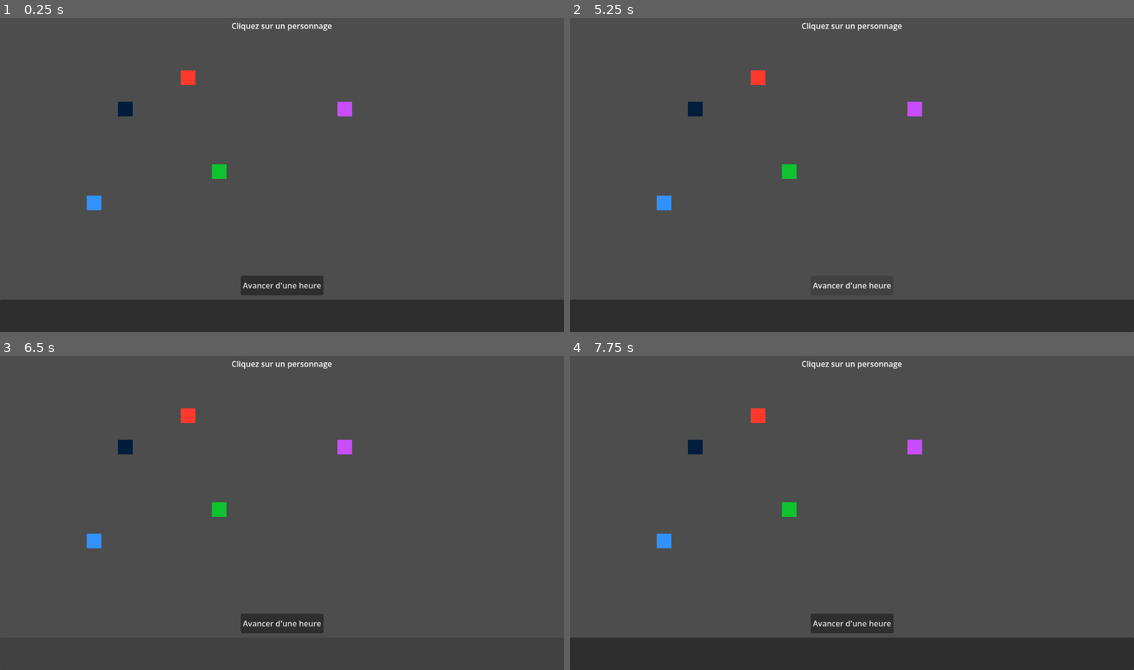
Above: before the commit, frames 1-4 (two rows, left to right).
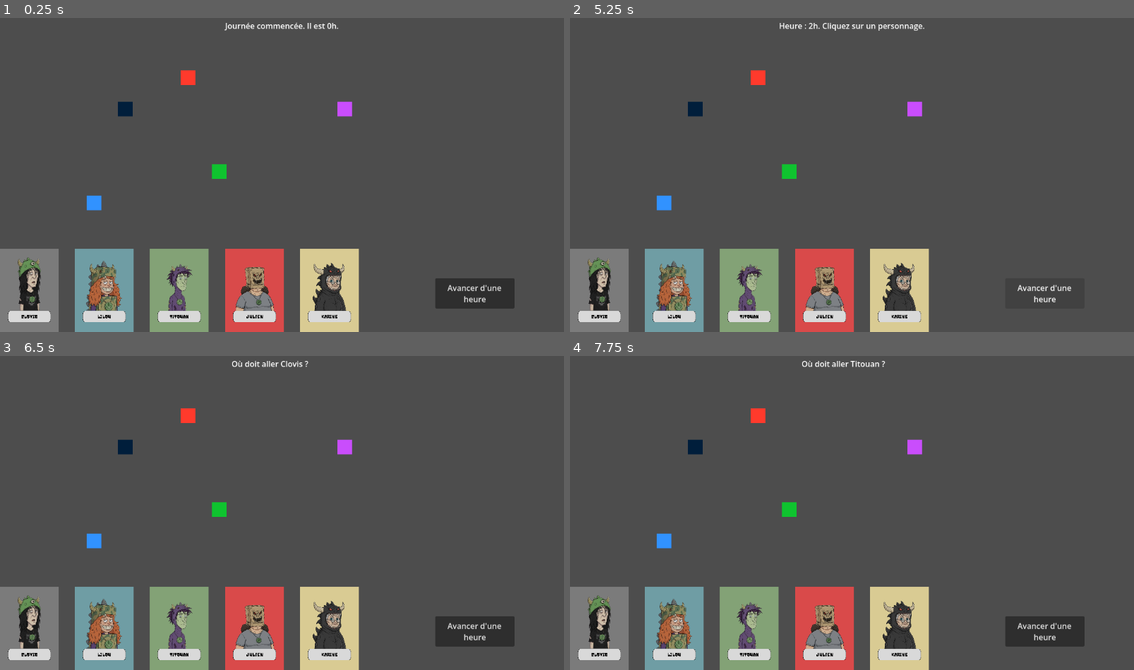
Above: after the commit, the same moments.

Repository: leongarci/SectusKaijus
Game: Godot game, scene res://scenes/test/scene_test.tscn
The game is run twice, just before and just after one commit, with the same random seed, the same clock (stepped at 60 frames per second) and the same inputs. This scene is started directly instead of the project's main scene.
Inputs (mouse positions are in pixels of both pictures, inside the frame that each line leads up to; where the layout moved, square brackets give the same spot in the first picture):
- Up to frame 1 (0.25 s): no input
- Up to frame 2 (5.25 s): click "Avancer d'une heure" at 0.5 s; click (603, 291) [852, 316] at 1.25 s; click (682, 291) at 2.02 s; click (756, 291) at 2.77 s; click (829, 291) at 3.52 s; click (908, 291) at 4.27 s; click "Avancer d'une heure" at 5 s
- Up to frame 3 (6.5 s): click (33, 629) [282, 654] at 5.75 s
- Up to frame 4 (7.75 s): click (682, 629) at 6.52 s; click (756, 629) at 7.27 s

The runs differ from the first frame. In frame 1, 19% of the frame differs, in the area x 0-100%, y 1-100%; in frame 2, 18%; in frame 3, 14%; in frame 4, 19%.
Error before the commit: Parse Error: Identifier "ignore_texture_size" not declared in the current scope. (res://scripts/characters/CartePerso.gd:19)

Commit message:
Affichage cartes personnages

Diff:
--- a/project.godot
+++ b/project.godot
@@ -11,7 +11,7 @@
 [application]
 
 config/name="SectusKaijus"
-run/main_scene="uid://bfah2f8lx467a"
+run/main_scene="uid://c4ruw5jpewww3"
 config/features=PackedStringArray("4.6", "Forward Plus")
 config/icon="res://icon.svg"
 
--- a/scenes/test/scene_test.tscn
+++ b/scenes/test/scene_test.tscn
@@ -11,7 +11,7 @@
 [node name="Scene" type="Node2D" unique_id=53717244]
 script = ExtResource("1_oqoec")
 
-[node name="Character" parent="." unique_id=1939404819 instance=ExtResource("1_dplmw")]
+[node name="Lilou" parent="." unique_id=1939404819 instance=ExtResource("1_dplmw")]
 position = Vector2(185, 390)
 nom_personnage = "Lilou"
 couleur_point = Color(0.19215687, 0.57254905, 1, 1)
@@ -24,7 +24,7 @@
 "saule": 0.0
 }
 
-[node name="Character2" parent="." unique_id=486234259 instance=ExtResource("1_dplmw")]
+[node name="Titouan" parent="." unique_id=486234259 instance=ExtResource("1_dplmw")]
 position = Vector2(394, 127)
 nom_personnage = "Titouan"
 couleur_point = Color(1, 0.22626406, 0.1713596, 1)
@@ -37,7 +37,7 @@
 "saule": 0.0
 }
 
-[node name="Character3" parent="." unique_id=729635431 instance=ExtResource("1_dplmw")]
+[node name="Julien" parent="." unique_id=729635431 instance=ExtResource("1_dplmw")]
 position = Vector2(469, 341)
 nom_personnage = "Julien"
 couleur_point = Color(0.05882353, 0.7647059, 0.18431373, 1)
@@ -50,7 +50,7 @@
 "saule": 0.0
 }
 
-[node name="Character4" parent="." unique_id=1263511504 instance=ExtResource("1_dplmw")]
+[node name="Clovis" parent="." unique_id=1263511504 instance=ExtResource("1_dplmw")]
 position = Vector2(266, 216)
 nom_personnage = "Clovis"
 couleur_point = Color(0, 0.11764706, 0.23137255, 1)
@@ -63,7 +63,7 @@
 "saule": 0.0
 }
 
-[node name="Character5" parent="." unique_id=869408777 instance=ExtResource("1_dplmw")]
+[node name="Karine" parent="." unique_id=869408777 instance=ExtResource("1_dplmw")]
 position = Vector2(709, 170)
 nom_personnage = "Karine"
 couleur_point = Color(0.788105, 0.30083638, 0.9873108, 1)
@@ -79,18 +79,19 @@
 [node name="UI" type="CanvasLayer" parent="." unique_id=838043804]
 
 [node name="BoutonAvancer" type="Button" parent="UI" unique_id=244271444]
-anchors_preset = 7
-anchor_left = 0.5
+anchors_preset = 3
+anchor_left = 1.0
 anchor_top = 1.0
-anchor_right = 0.5
+anchor_right = 1.0
 anchor_bottom = 1.0
-offset_left = -84.5
-offset_top = -115.0
-offset_right = 84.5
-offset_bottom = -75.0
-grow_horizontal = 2
+offset_left = -263.0
+offset_top = -110.0
+offset_right = -101.0
+offset_bottom = -48.0
+grow_horizontal = 0
 grow_vertical = 0
 text = "Avancer d'une heure"
+autowrap_mode = 2
 
 [node name="DeckContainer" type="HBoxContainer" parent="UI" unique_id=177772946]
 anchors_preset = 12
@@ -98,6 +99,7 @@
 anchor_right = 1.0
 anchor_bottom = 1.0
 offset_top = -66.0
+offset_right = -389.0
 grow_horizontal = 2
 grow_vertical = 0
 
--- a/scripts/characters/CartePerso.gd
+++ b/scripts/characters/CartePerso.gd
@@ -1,68 +1,76 @@
 extends Button
 
-# Signal envoyé au "Chef d'orchestre" quand on clique la carte
 signal carte_cliquee(le_perso)
 
-var perso_reference = null # Lien vers le vrai bonhomme sur la map
+var perso_reference = null
+var a_un_ordre_valide : bool = false
+
+# Tu peux changer cette valeur pour grossir/rétrécir tes cartes
+const LARGEUR_VOULUE = 120.0
 
 func setup(perso_a_lier):
 	perso_reference = perso_a_lier
-	# Affiche le nom sur le bouton
-	text = perso_a_lier.nom_personnage
 
 	if perso_a_lier.texture_carte != null:
-		# Oui ! On l'affiche
+		# 1. ASSIGNATION
 		icon = perso_a_lier.texture_carte
 
-		# --- Réglages pour que l'image rentre bien dans le bouton ---
-		expand_icon = true      # Autorise l'image à être redimensionnée
-		ignore_texture_size = true # Force l'image à prendre la taille du bouton
+		# 2. CALCUL DES PROPORTIONS (Règle de trois)
+		var taille_reelle = icon.get_size()
+		# On calcule le ratio (Hauteur / Largeur)
+		var ratio = taille_reelle.y / taille_reelle.x
 
-		# Centrer l'image
-		icon_alignment = HORIZONTAL_ALIGNMENT_CENTER
-		vertical_icon_alignment = VERTICAL_ALIGNMENT_CENTER
+		# On applique ce ratio à notre largeur voulue (120px)
+		var hauteur_calculee = LARGEUR_VOULUE * ratio
 
-		# On cache le texte si tu veux juste voir l'image
+		# 3. APPLICATION DE LA TAILLE
+		custom_minimum_size = Vector2(LARGEUR_VOULUE, hauteur_calculee)
+		expand_icon = true # AUTORISE le redimensionnement de l'image
+
+		# 4. SUPPRESSION DU CADRE (Style vide)
+		var style_vide = StyleBoxEmpty.new()
+		add_theme_stylebox_override("normal", style_vide)
+		add_theme_stylebox_override("hover", style_vide)
+		add_theme_stylebox_override("pressed", style_vide)
+		add_theme_stylebox_override("focus", style_vide)
+
 		text = ""
 
-		# On garde une couleur blanche neutre pour bien voir l'image
-		self.modulate = Color(1, 1, 1, 1)
+		# Couleur de base un peu "éteinte" pour que le hover ressorte bien
+		modulate = Color(0.85, 0.85, 0.85, 1)
 
 	else:
-		# 2. PAS D'IMAGE ? (Sécurité)
-		# On garde l'ancien système avec le nom et la couleur
+		# Fallback sans image
 		text = perso_a_lier.nom_personnage
-		var style = StyleBoxFlat.new()
-		style.bg_color = perso_a_lier.couleur_point
-		add_theme_stylebox_override("normal", style)
+		custom_minimum_size = Vector2(LARGEUR_VOULUE, LARGEUR_VOULUE * 1.4)
 
-	# --- STYLE NORMAL ---
-	var style_normal = StyleBoxFlat.new()
-	style_normal.bg_color = perso_a_lier.couleur_point
-	style_normal.bg_color.a = 0.8 # Un peu transparent
+# --- GESTION DE LA LUMIÈRE (HOVER) ---
 
-	# --- STYLE HOVER (Survol) ---
-	# On crée une copie plus claire pour le survol
-	var style_hover = style_normal.duplicate()
-	style_hover.bg_color = perso_a_lier.couleur_point.lightened(0.2) # +20% de luminosité
-	style_hover.bg_color.a = 1.0 # Pleine opacité au survol
+func _ready():
+	mouse_entered.connect(_on_mouse_entered)
+	mouse_exited.connect(_on_mouse_exited)
 
-	# --- STYLE PRESSED (Clic) ---
-	var style_pressed = style_normal.duplicate()
-	style_pressed.bg_color = perso_a_lier.couleur_point.darkened(0.2)
+func _on_mouse_entered():
+	# Si le perso est disponible, on l'éclaire (Blanc pur voir un peu brillant)
+	if not a_un_ordre_valide:
+		modulate = Color(1.1, 1.1, 1.1, 1)
 
-	# Application des styles
-	add_theme_stylebox_override("normal", style_normal)
-	add_theme_stylebox_override("hover", style_hover)
-	add_theme_stylebox_override("pressed", style_pressed)
+func _on_mouse_exited():
+	# Retour à la couleur de base
+	if not a_un_ordre_valide:
+		modulate = Color(0.85, 0.85, 0.85, 1)
+
+# --- CLIC ET ÉTAT ---
 
 func _pressed():
 	carte_cliquee.emit(perso_reference)
 
 func mettre_a_jour_visuel(a_un_ordre: bool):
+	a_un_ordre_valide = a_un_ordre
+
 	if a_un_ordre:
-		# On assombrit l'image (gris foncé) pour dire "C'est fait"
+		# Si le perso a fini son tour : Gris foncé
 		modulate = Color(0.4, 0.4, 0.4, 1)
 	else:
-		# On remet l'image en pleine lumière
-		modulate = Color(1, 1, 1, 1)
+		# Si le perso redevient dispo : Couleur normale
+		modulate = Color(0.85, 0.85, 0.85, 1)
--- a/scripts/test/scene_test.gd
+++ b/scripts/test/scene_test.gd
@@ -2,95 +2,74 @@
 
 # --- VARIABLES ---
 
-# Pour stocker le personnage sélectionné
 var personnage_selectionne = null
-
-# Compteur de temps
 var heure_actuelle : int = 0
 
-# Référence vers la scène de la carte (assure-toi que le fichier s'appelle bien ainsi)
+# Référence vers la scène de la carte
 var scene_carte = preload("res://scenes/characters/carte_perso.tscn")
 
-# Lien vers l'interface
 @onready var label_info = $UI/MessageInfo
 @onready var deck_container = $UI/DeckContainer
 
-# Liste pour stocker les références trouvées
+# Liste pour stocker les instances des personnages
 var personnages = []
 
 # --- INITIALISATION ---
 
 func _ready():
-	# 1. RÉCUPÉRATION DE TES PERSONNAGES (Noms spécifiques)
-	if has_node("Character"): personnages.append($Character)
-	if has_node("Character2"): personnages.append($Character2)
-	if has_node("Character3"): personnages.append($Character3)
+	# 1. RÉCUPÉRATION DES 5 PERSONNAGES
+	# On définit la liste des noms que tu as donnés
+	var noms_puants = ["Clovis", "Lilou", "Titouan", "Julien", "Karine"]
 
-	# 2. SETUP AUTOMATIQUE (Signaux + Cartes)
-	for perso in personnages:
-		# A. Connexion du signal pour savoir quand on clique sur le perso
-		if perso.has_signal("demande_selection"):
-			perso.demande_selection.connect(_on_selection_demandee)
-		elif perso.has_signal("selection"):
-			perso.selection.connect(_on_selection_demandee)
+	for nom in noms_puants:
+		if has_node(nom):
+			var p = get_node(nom)
+			personnages.append(p)
 
-		# B. Création de la carte dans l'interface
-		var nouvelle_carte = scene_carte.instantiate()
-		deck_container.add_child(nouvelle_carte)
-		nouvelle_carte.setup(perso) # On configure le visuel de la carte
+			# A. Connexion des signaux de sélection
+			if p.has_signal("selection"):
+				p.selection.connect(_on_selection_demandee)
+			elif p.has_signal("demande_selection"):
+				p.demande_selection.connect(_on_selection_demandee)
 
-		# C. Connexion du clic sur la CARTE vers la même fonction de sélection
-		nouvelle_carte.carte_cliquee.connect(_on_selection_demandee)
+			# B. Création de la carte
+			var nouvelle_carte = scene_carte.instantiate()
+			deck_container.add_child(nouvelle_carte)
+			nouvelle_carte.setup(p) # On passe le perso pour configurer l'image
 
-	# 3. BOUTON AVANCER
+			# C. Connexion du clic carte
+			nouvelle_carte.carte_cliquee.connect(_on_selection_demandee)
+
+	# 2. BOUTON AVANCER
 	if has_node("UI/BoutonAvancer"):
 		$UI/BoutonAvancer.pressed.connect(_on_bouton_avancer_pressed)
-	elif has_node("BoutonAvancer"):
-		$BoutonAvancer.pressed.connect(_on_bouton_avancer_pressed)
 
-	print("Journée commencée. Il est 0h.")
 	label_info.text = "Journée commencée. Il est 0h."
 
 # --- LOGIQUE DE SÉLECTION ---
 
 func update_visuel_carte(perso, a_un_ordre: bool):
-	# On cherche dans les enfants de DeckContainer
 	for carte in deck_container.get_children():
-		# Si cette carte appartient au perso qu'on cherche
 		if carte.perso_reference == perso:
 			carte.mettre_a_jour_visuel(a_un_ordre)
 
-# Cette fonction est appelée par le clic sur la MAP ou sur la CARTE
 func _on_selection_demandee(le_perso):
 	personnage_selectionne = le_perso
+	update_visuel_carte(le_perso, false)
+	label_info.text = "Où doit aller " + le_perso.nom_personnage + " ?"
 
-	# Quand on sélectionne, on "réveille" la carte visuellement (elle n'est plus grise)
-	update_visuel_carte(le_perso, false)
-
-	# Mise à jour du texte
-	label_info.text = "Où doit aller " + le_perso.nom_personnage + " ?"
-	print("Sélection active : ", le_perso.nom_personnage)
-
-# --- LOGIQUE D'ORDRE (CLIC MAP) ---
+# --- LOGIQUE D'ORDRE ---
 
 func _unhandled_input(event):
-	# Si on clique avec le bouton gauche
 	if event is InputEventMouseButton and event.pressed and event.button_index == MOUSE_BUTTON_LEFT:
-		# Et qu'on a déjà choisi un perso
 		if personnage_selectionne != null:
-
-			# Conversion position souris -> Grille
 			var souris_pos = get_global_mouse_position()
 			var coord_grid = Vector2i(souris_pos.x / 64, souris_pos.y / 64)
 
-			# Envoi de l'ordre au script du personnage
 			personnage_selectionne.programmer_deplacement(coord_grid)
-
-			# On grise la carte pour dire "C'est bon, il a son ordre"
 			update_visuel_carte(personnage_selectionne, true)
 
-			# Feedback et désélection
-			label_info.text = "Ordre donné à " + personnage_selectionne.nom_personnage + ". Sélectionnez un autre."
+			label_info.text = "Ordre donné à " + personnage_selectionne.nom_personnage
 			personnage_selectionne = null
 
 # --- RÉSOLUTION DU TOUR ---
@@ -98,10 +77,6 @@
 func _on_bouton_avancer_pressed():
 	heure_actuelle += 1
 	label_info.text = "Heure : " + str(heure_actuelle) + "h. Cliquez sur un personnage."
-	print("--- TOUR SUIVANT : Il est maintenant ", heure_actuelle, "h ---")
-
-	# On déclenche le mouvement pour tout le monde
 	for perso in personnages:
 		perso.avancer()
-		# On remet toutes les cartes en mode normal pour le nouveau tour
 		update_visuel_carte(perso, false)
